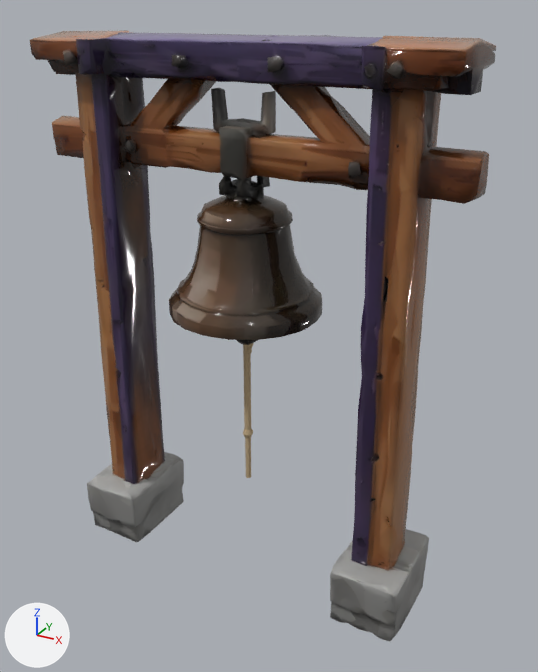
Before and after pictures for a commit that changed the Blender file src/game/models/signal-bell/signal-bell.blend.
Rendered twice from a camera (50 mm lens) standing at (1.13, -1.91, 1.86) and looking at (0.07, 0.03, 0.89). Lighting does not change. The marker at lower left points along +X, +Y and +Z. The first picture is the older version.

The first picture shows 'Signal bell bronze bowl clapper and rope', 'Signal bell fixed timber frame' and 3 more.
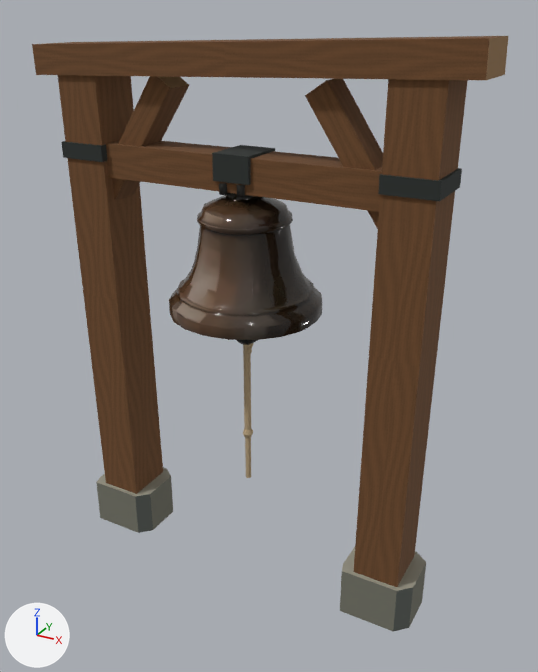
What differs and where, as boxes (x1, y1, x2, y2) in the pictures (538 x 672 px):
'Signal bell fixed timber frame', reshaped
    before: (30, 30, 496, 641)
    after: (32, 36, 508, 631)
part 1 of me_meshes_0, added (black)
    after: (62, 141, 107, 162)
part 2 of me_meshes_0, added (black)
    after: (378, 168, 462, 201)
part 3 of me_meshes_0, added (black)
    after: (212, 145, 275, 185)
part 4 of me_meshes_0, rebuilt (76% wider, 205% taller)
    before: (354, 354, 419, 520)
    after: (353, 79, 468, 587)
part 5 of me_meshes_0, rebuilt (15% narrower, 27% shorter)
    before: (93, 443, 184, 534)
    after: (96, 467, 173, 533)
part 6 of me_meshes_0, rebuilt
    before: (100, 311, 123, 438)
    after: (58, 75, 163, 494)
part 7 of me_meshes_0, rebuilt (210% wider)
    before: (210, 42, 363, 88)
    after: (32, 36, 508, 80)
part 8 of me_meshes_0, deleted
    before: (30, 30, 496, 641)
part 9 of me_meshes_0, cut back
    after: (340, 547, 426, 631)
part 10 of me_meshes_0, added (brown)
    after: (105, 76, 383, 229)

Patch to the scene script:
```diff
--- a/src/game/models/signal-bell/signal-bell.blend.py
+++ b/src/game/models/signal-bell/signal-bell.blend.py
@@ mat_cubist_oak_warm_face @@
+mat_cubist_oak_warm_face = bpy.data.materials.new('Cubist oak warm face')
+# colours: white #ffffff
+# uses the picture img_dry_timber_grain
@@ mat_cubist_oak_light_plane @@
+mat_cubist_oak_light_plane = bpy.data.materials.new('Cubist oak light plane')
+# colours: white #ffffff
+# uses the picture img_dry_timber_grain
@@ mat_cubist_oak_shadow_plane @@
+mat_cubist_oak_shadow_plane = bpy.data.materials.new('Cubist oak shadow plane')
+# colours: white #ffffff
+# uses the picture img_dry_timber_grain
@@ me_meshes_0 @@
-me_meshes_0.from_pydata(...)  # 2751 vertices, 3446 faces; spans x -0.7..0.7, y -0.17..0.17, z 0.0..1.8
-me_meshes_0.materials.append(mat_tripo_material_22d6fcbb_ae55_450c_8090_bedee73307e3)
+me_meshes_0.from_pydata(...)  # 104 vertices, 83 faces; spans x -0.7..0.7, y -0.1..0.11, z 0.0..1.8
+# me_meshes_0 part 1: a new loose piece, a box spanning x -0.627..-0.464, y -0.091..0.091, z 1.42..1.47, in mat_cubist_iron_charcoal (black #292e2b)
+# me_meshes_0 part 2: a new loose piece, a box spanning x 0.456..0.619, y -0.091..0.091, z 1.42..1.47, in mat_cubist_iron_charcoal (black #292e2b)
+# me_meshes_0 part 3: a new loose piece, a box spanning x -0.06..0.06, y -0.08..0.08, z 1.4..1.48, in mat_cubist_iron_charcoal (black #292e2b)
+# me_meshes_0 part 4: the loose piece of 115 vertices spanning x 0.43..0.56, y -0.09..0.09, z 0.38..0.98 is rebuilt with 8 vertices and now spans x 0.45..0.61, y -0.09..0.09, z 0.15..1.76
+# me_meshes_0 part 5: the loose piece of 95 vertices spanning x -0.62..-0.39, y -0.15..0.16, z 0.0..0.34 is rebuilt with 16 vertices and now spans x -0.64..-0.4, y -0.1..0.11, z 0.0..0.17
+# me_meshes_0 part 6: the loose piece of 53 vertices spanning x -0.57..-0.44, y -0.09..0.08, z 0.39..0.95 is rebuilt with 8 vertices and now spans x -0.62..-0.45, y -0.09..0.09, z 0.15..1.76
+# me_meshes_0 part 7: the loose piece of 38 vertices spanning x -0.07..0.42, y -0.1..0.07, z 1.67..1.78 is rebuilt with 8 vertices and now spans x -0.7..0.7, y -0.09..0.09, z 1.67..1.8
+# me_meshes_0 part 8: 132 loose pieces with 2380 vertices, spanning x -0.7..0.7, y -0.17..0.17, z 0.0..1.8, are deleted
+# me_meshes_0 part 9
+# 69 vertices are removed from x 0.4..0.62, y -0.05..0.16, z 0.0..0.22
+# 113 faces are deleted
+# 7 vertices are added at x 0.4..0.64, y -0.1..0.11, z 0.0
+# 8 new vertices lie (0.0, 0.0, 0.17) away from vertices in x 0.4..0.64, y -0.1..0.11, z 0.0
+# 3 new faces join them, mat_cubist_stone_shadow_plane (dark grey #5c615c)
+# 3 new faces join them, mat_cubist_stone_light_plane (grey #969485)
+# 4 new faces join them, mat_cubist_stone_warm_grey (grey #757569)
+# me_meshes_0 part 10
+# 16 vertices are added at x -0.53..0.53, y -0.07..0.07, z 1.28..1.69
+# 8 new vertices lie (0.0, 0.1, 0.0) away from vertices in x -0.53..0.53, y -0.05, z 1.28..1.69
+# 6 new faces join them, mat_cubist_oak_end_grain (brown #96754f)
+# 6 new faces join them, mat_cubist_oak_warm_face
+# 6 new faces join them, mat_cubist_oak_light_plane
+# 3 new faces join them, mat_cubist_oak_shadow_plane
+# me_meshes_0 part 11: the surface is now shaded flat
+me_meshes_0.materials.append(mat_cubist_oak_warm_face)
+me_meshes_0.materials.append(mat_cubist_oak_light_plane)
+me_meshes_0.materials.append(mat_cubist_oak_shadow_plane)
+me_meshes_0.materials.append(mat_cubist_oak_end_grain)  # brown #96754f
+me_meshes_0.materials.append(mat_cubist_iron_charcoal)  # black #292e2b
+me_meshes_0.materials.append(mat_cubist_stone_warm_grey)  # grey #757569
+me_meshes_0.materials.append(mat_cubist_stone_light_plane)  # grey #969485
+me_meshes_0.materials.append(mat_cubist_stone_shadow_plane)  # dark grey #5c615c
```
